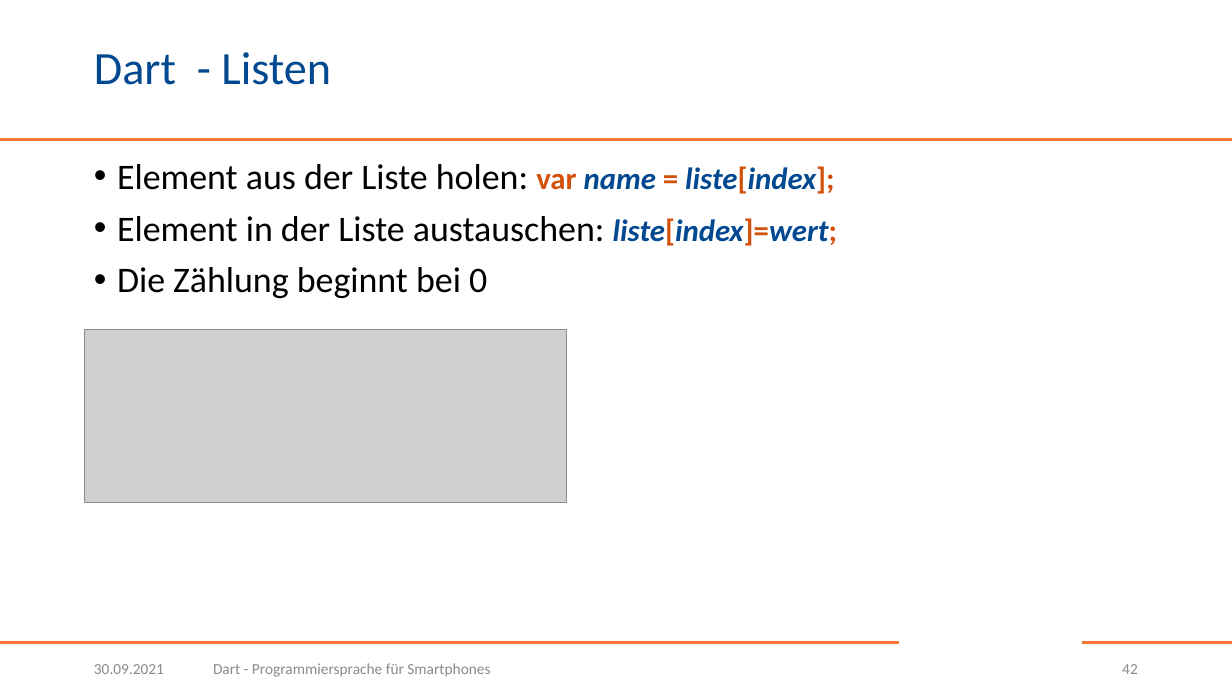
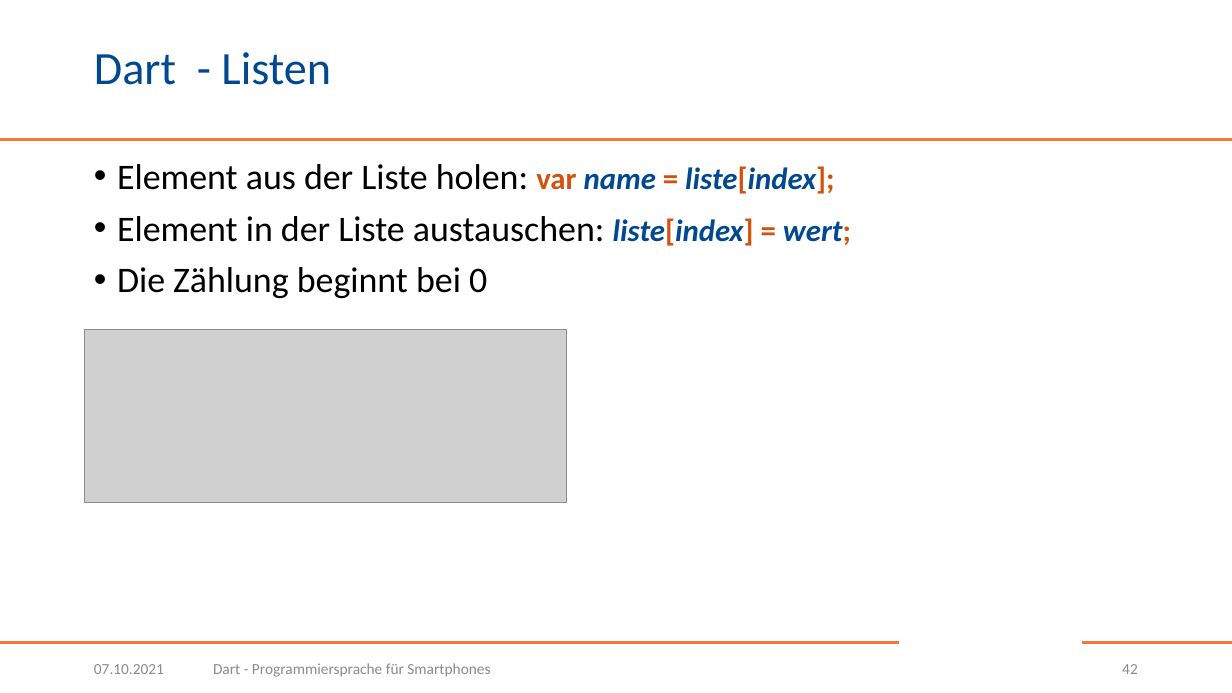
Before and after one commit to BogyMitutoyoCTL/Checklisten-App-2021, a slide deck: slide 42 of Dart.pptx. Drawn at 1232x693 pixels with LibreOffice and Linux fonts; fonts in the diff are those of the drawing; grey boxes stand for pictures; background and template pictures are left out. Boxes give left, top, right and bottom in pixels: in the first picture for what was removed or moved away, otherwise in the second. Text is boxed around its words. In the diff, an @@ line names an element or a change of style, - is before the commit and + after.

```diff
--- a/Dart.pptx
+++ b/Dart.pptx
@@ text at box(117, 216, 851, 246): spaces changed @@
-• Element in der Liste austauschen: liste[index]=wert;
+• Element in der Liste austauschen: liste[index] = wert;
@@ text at box(94, 664, 164, 674): text changed @@
-30.09.2021
+07.10.2021
```
Also in this commit, not shown: 68 other slides changed, 4 slides added.
